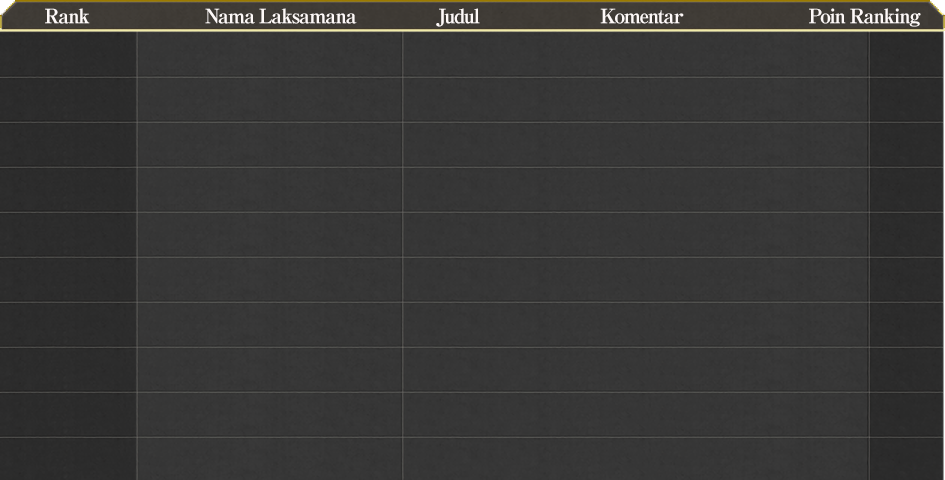
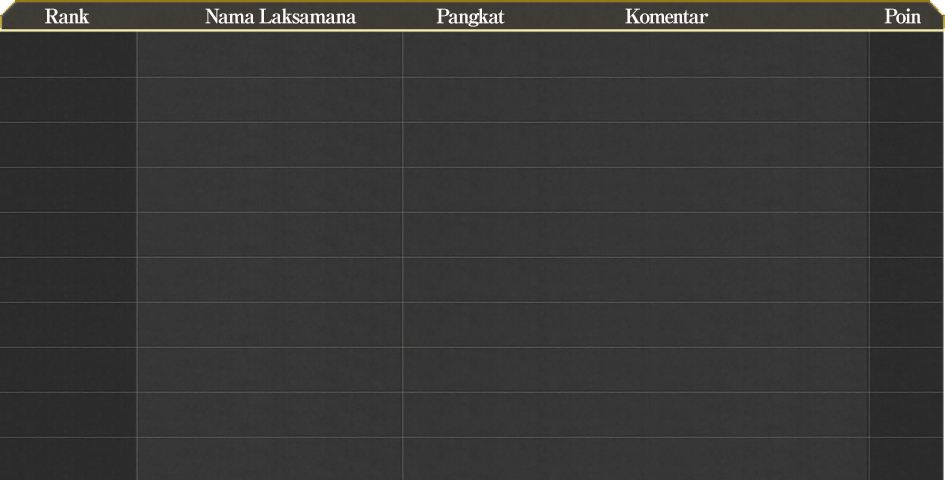
Two versions of the same layered image (945x480). Layer-by-layer changes:
renamed "Rank Nama Laksamana Judul" to "Rank Nama Laksamana Pangka", painted on it over left=436, top=8, right=921, bottom=27
